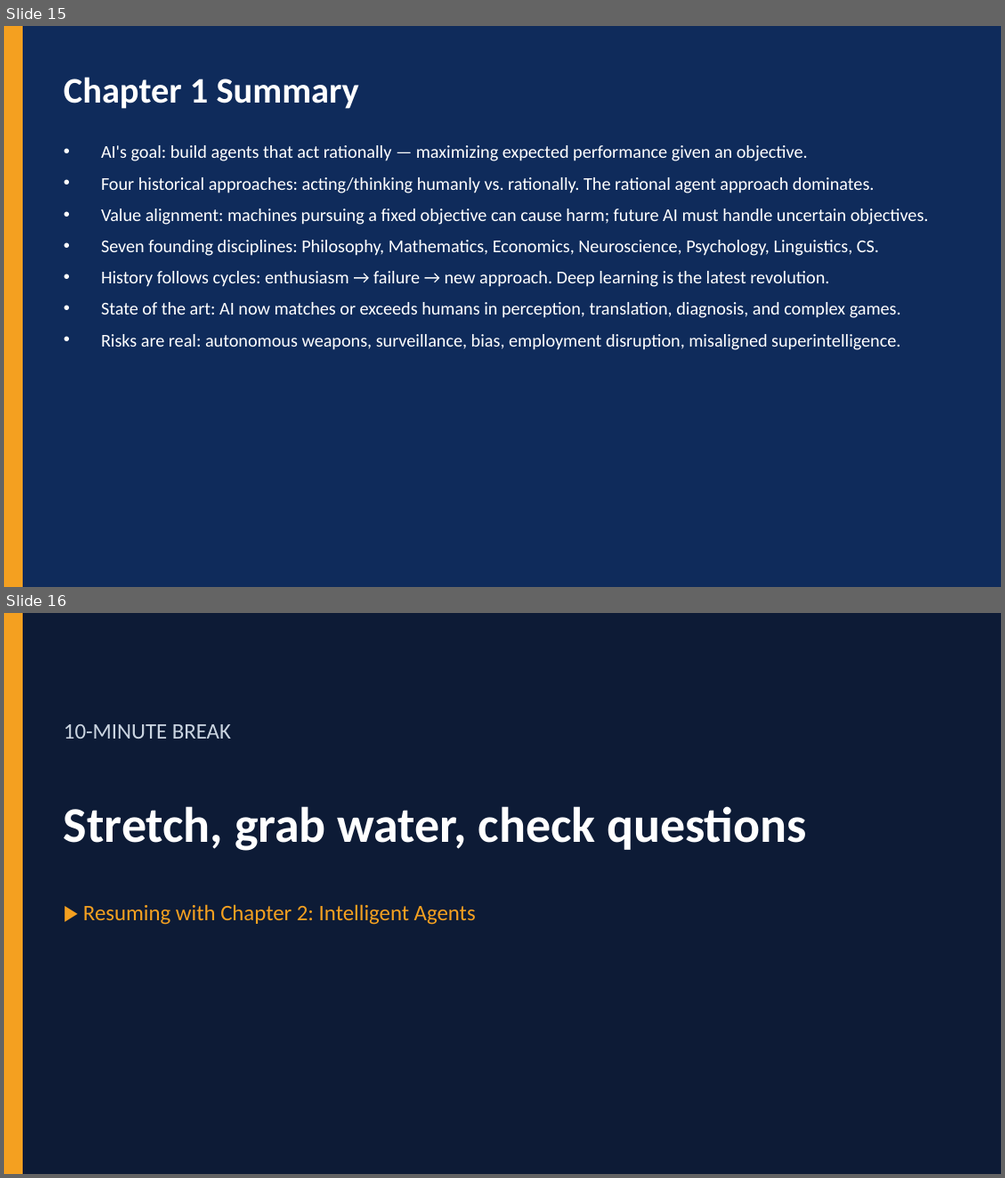
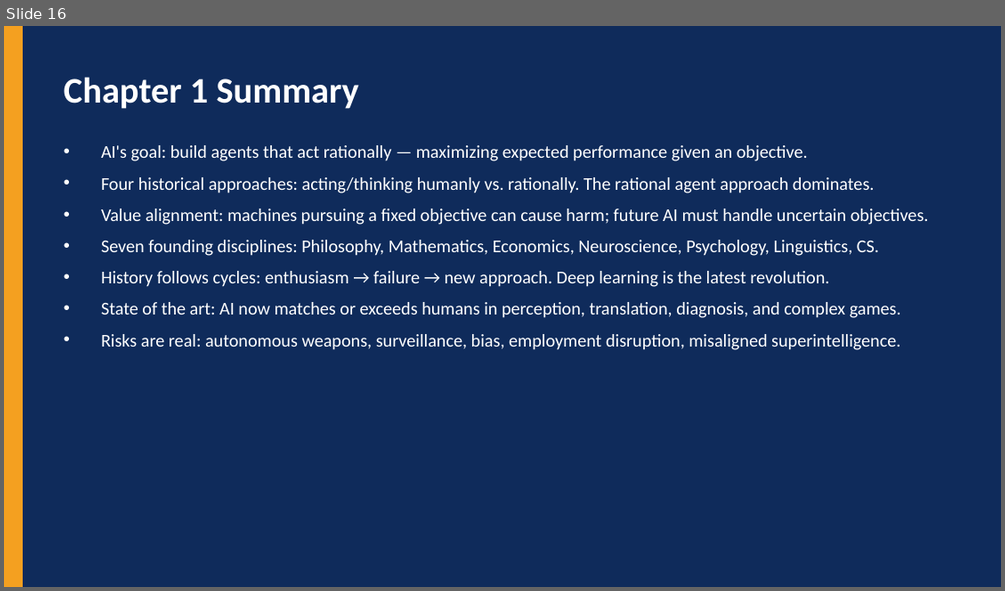
Before and after one commit to DrNatas/Comp_469, a slide deck: Fall 2026/L01 - Introduction and Intelligent Agents/COMP469_Ch1_Ch2_Full_Lecture.pptx. Shown one above the other, each under a label of ours: slides 15 and 16 before the commit, slide 16 after it. The pictures are 1005x1178 and 1005x591 pixels, drawn with LibreOffice and Linux fonts; fonts in the diff are those of the drawing. Boxes give left, top, right and bottom in pixels: in the first picture for what was removed or moved away, otherwise in the second. Text is boxed around its words. In the diff, an @@ line names an element or a change of style, - is before the commit and + after.

```diff
--- a/Fall 2026/L01 - Introduction and Intelligent Agents/COMP469_Ch1_Ch2_Full_Lecture.pptx
+++ b/Fall 2026/L01 - Introduction and Intelligent Agents/COMP469_Ch1_Ch2_Full_Lecture.pptx
@@ slide 16 removed at bbox=[4, 613, 1001, 1174], background #0D1B36 @@
@@ rectangle removed at bbox=[4, 613, 22, 1173] @@
@@ text removed at bbox=[64, 724, 231, 738] @@
-10-MINUTE BREAK
@@ text removed at bbox=[64, 806, 807, 851] @@
-Stretch, grab water, check questions
@@ text removed at bbox=[83, 904, 476, 925] @@
-▶ Resuming with Chapter 2: Intelligent Agents
@@ what was slide 15 is now slide 16 @@
```
Also in this commit, not shown: 11 slides changed, 1 slide added, 17 other files.
